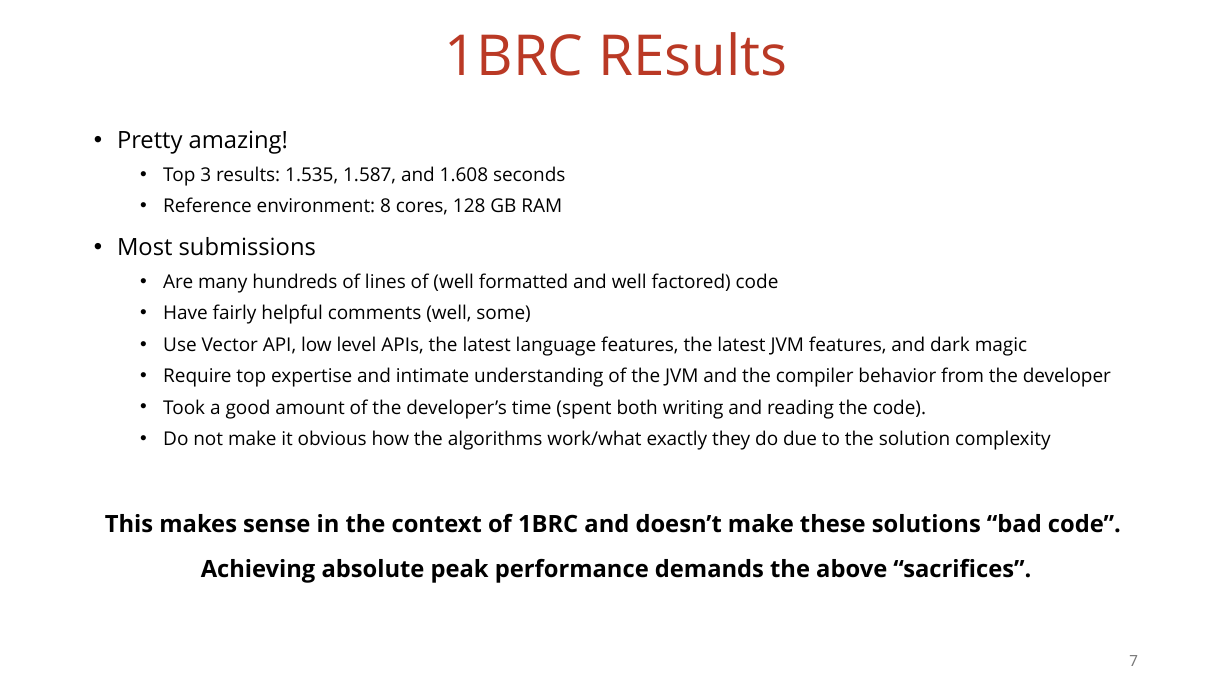
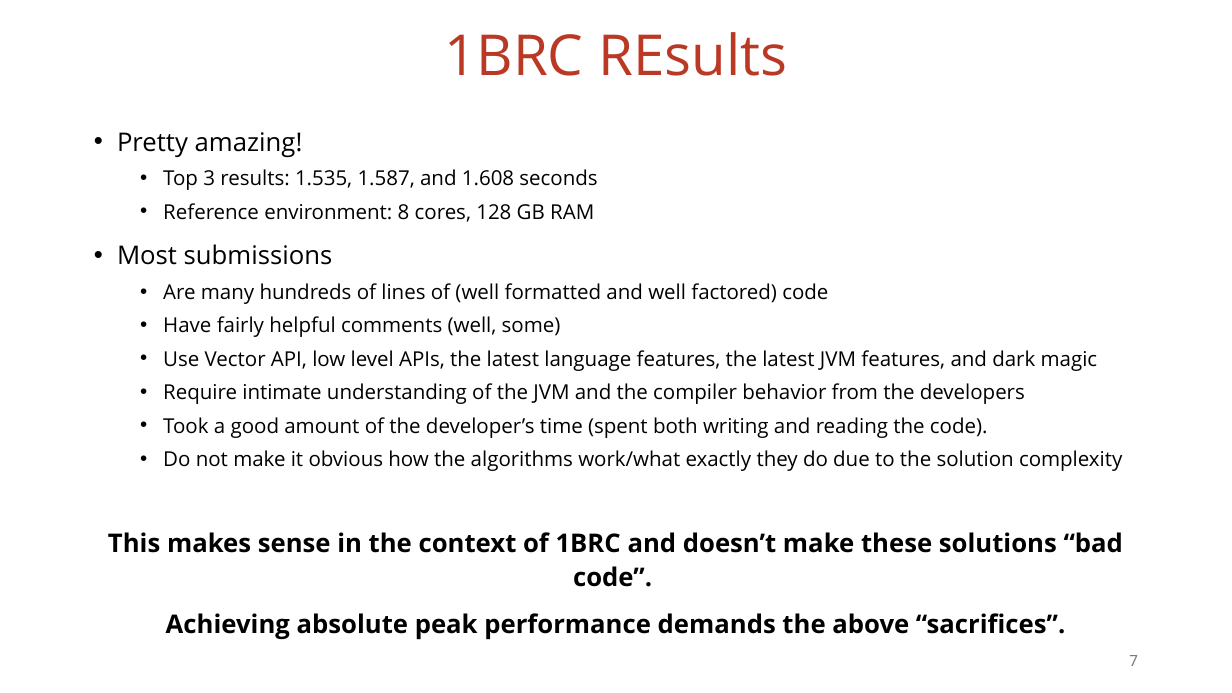
Before and after one commit to vmzakharov/missing-dataframe-talk, a slide deck: slide 7 of presentation/Missing_Dataframe_Short.pptx. Drawn at 1232x693 pixels with LibreOffice and Linux fonts; fonts in the diff are those of the drawing. Boxes give left, top, right and bottom in pixels: in the first picture for what was removed or moved away, otherwise in the second. Text is boxed around its words. In the diff, an @@ line names an element or a change of style, - is before the commit and + after.

```diff
--- a/presentation/Missing_Dataframe_Short.pptx
+++ b/presentation/Missing_Dataframe_Short.pptx
@@ text at bbox=[108, 132, 1123, 640]: size 18.5 to 20 pt in "Pretty amazing!", "Most submissions", "This makes sense in the context of ...", "Achieving absolute peak performance demands the above ..."; size 14.8 to 16 pt in "Top 3 results: 1.535, 1.587, and 1.608 ...", "Reference environment: 8 cores, 128 GB RAM", "Are many hundreds of lines of (well ...", "Have fairly helpful comments (well, some)" and 3 more places @@
@@ text at bbox=[163, 383, 1025, 404]: text changed; size 14.8 to 16 pt @@
-  • Require top expertise and intimate understanding of the JVM and the compiler behavior from the developer
+  • Require intimate understanding of the JVM and the compiler behavior from the developers
```
Also in this commit, not shown: 6 other slides changed, 13 slides added, 2 other files.
